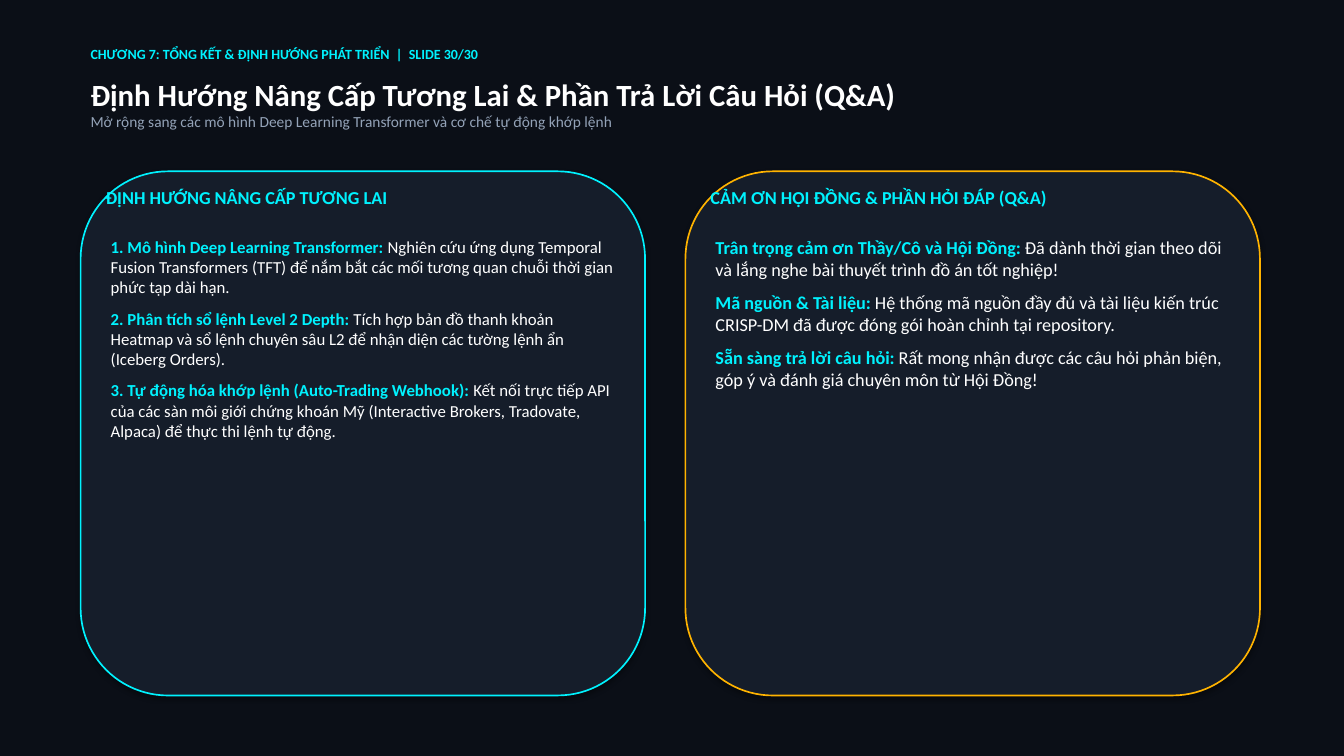
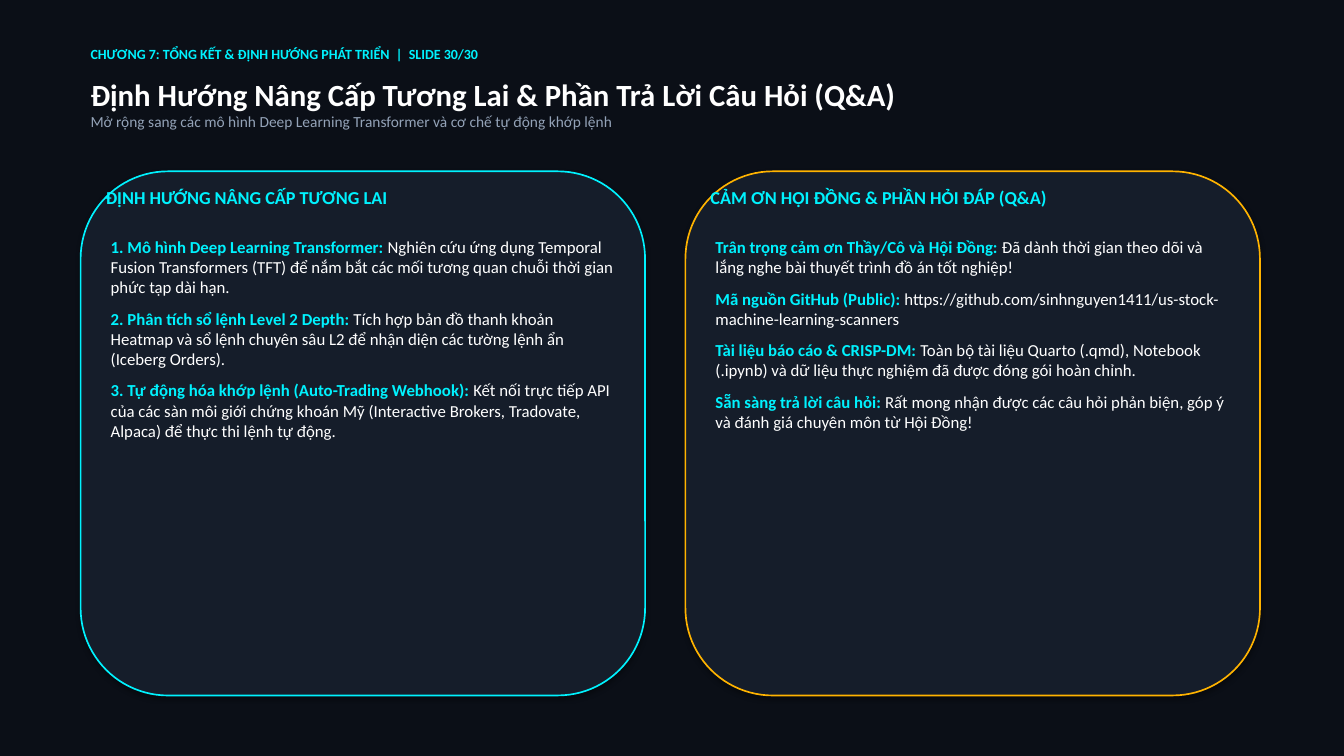
Before and after one commit to sinhnguyen1411/us-stock-machine-learning-scanners, a slide deck: slide 30 of final_project_us_stock_30_slides.pptx. Drawn at 1344x756 pixels with LibreOffice and Linux fonts; fonts in the diff are those of the drawing. Boxes give left, top, right and bottom in pixels: in the first picture for what was removed or moved away, otherwise in the second. Text is boxed around its words. In the diff, an @@ line names an element or a change of style, - is before the commit and + after.

Commit message:
feat(uit-sic2026): add official graduation project submission dossier, update public github links across report & slides

```diff
--- a/final_project_us_stock_30_slides.pptx
+++ b/final_project_us_stock_30_slides.pptx
@@ text at box(715, 240, 1224, 431): size 13 to 12 pt in "Trân trọng cảm ơn Thầy/Cô và Hội ...", "Sẵn sàng trả lời câu hỏi: Rất ..." @@
@@ text at box(715, 292, 1218, 379): text changed; size 13 to 12 pt @@
-Mã nguồn & Tài liệu: Hệ thống mã nguồn đầy đủ và tài liệu kiến trúc CRISP-DM đã được đóng gói hoàn chỉnh tại repository.
+Mã nguồn GitHub (Public): https://github.com/sinhnguyen1411/us-stock-machine-learning-scanners
+Tài liệu báo cáo & CRISP-DM: Toàn bộ tài liệu Quarto (.qmd), Notebook (.ipynb) và dữ liệu thực nghiệm đã được đóng gói hoàn chỉnh.
```
Also in this commit, not shown: 1 other slide changed, 44 other files.
